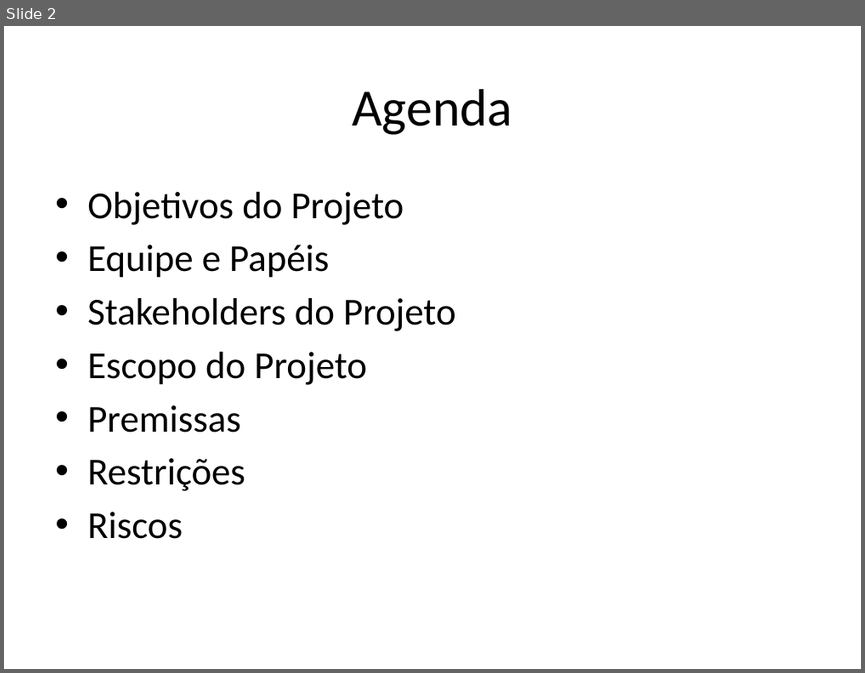
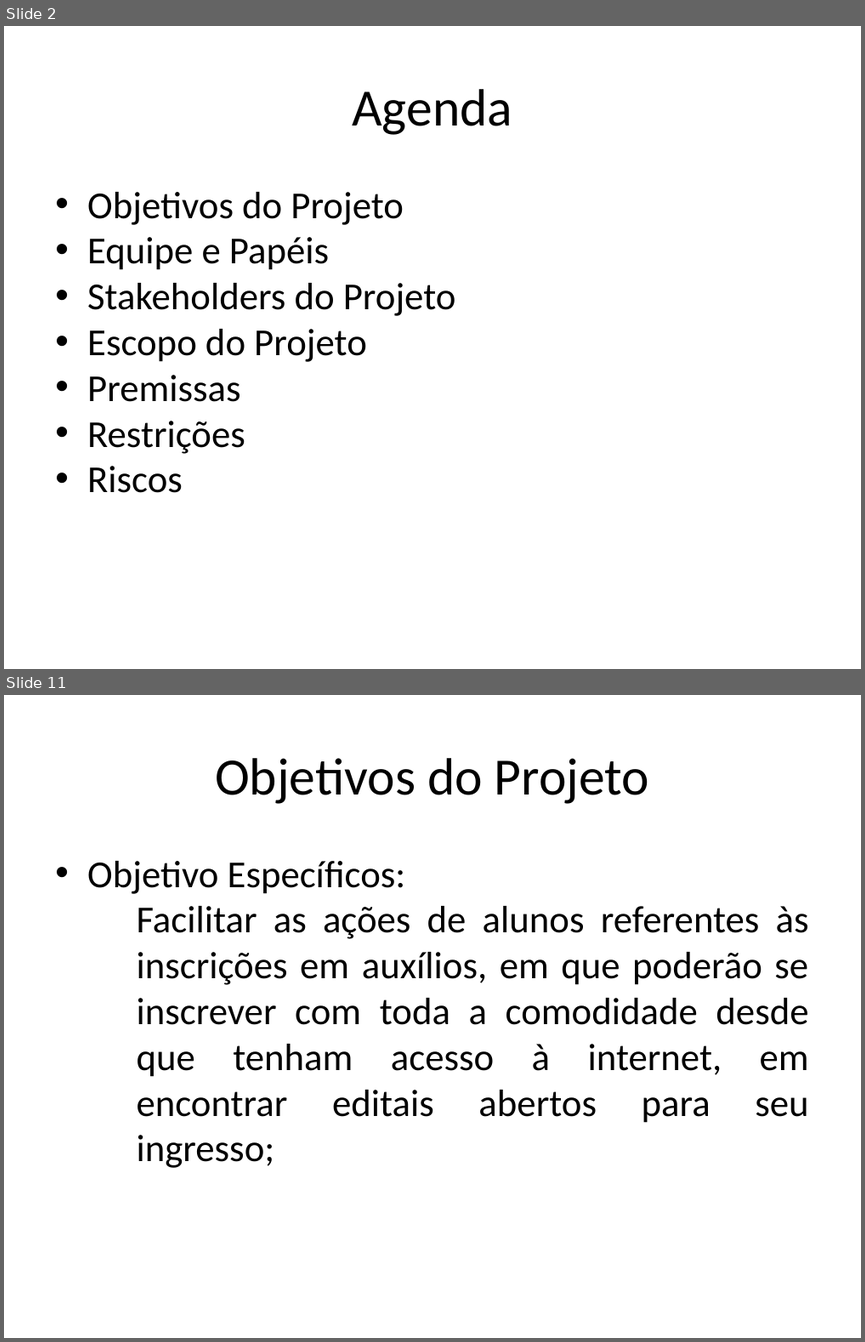
Before and after one commit to amslv/SIGEAS, a slide deck: 01-PROJETO-2015.2/01-GERENCIA DE PROJETO/Plano_de_Projeto.pptx. Shown one above the other, each under a label of ours: slide 2 before the commit, slides 2 and 11 after it; the slides between them are not shown. The pictures are 865x673 and 865x1342 pixels, drawn with LibreOffice and Linux fonts; fonts in the diff are those of the drawing. Boxes give left, top, right and bottom in pixels: in the first picture for what was removed or moved away, otherwise in the second. Text is boxed around its words. In the diff, an @@ line names an element or a change of style, - is before the commit and + after.

Commit message:
Versão 0.1 do Plano de Projeto

```diff
--- a/01-PROJETO-2015.2/01-GERENCIA DE PROJETO/Plano_de_Projeto.pptx
+++ b/01-PROJETO-2015.2/01-GERENCIA DE PROJETO/Plano_de_Projeto.pptx
@@ slide 11 added at (x1=4, y1=695, x2=861, y2=1338), background #FFFFFF @@
@@ text added at (x1=215, y1=758, x2=649, y2=804), 44 pt, text #000000 @@
+Objetivos do Projeto
@@ text added at (x1=87, y1=861, x2=809, y2=1168), 32 pt, text #000000 @@
+• Objetivo Específicos:
+  − Facilitar as ações de alunos referentes às inscrições em auxílios, em que poderão se inscrever com toda a comodidade desde que tenham acesso à internet, em encontrar editais abertos para seu ingresso;
@@ slide 2 changed as well @@
@@ text "Objetivos do Projeto" at (x1=87, y1=192, x2=456, y2=493): indent changed; less space between paragraphs @@
```
Also in this commit, not shown: 8 other slides changed, 7 other slides added, 2 other files.
